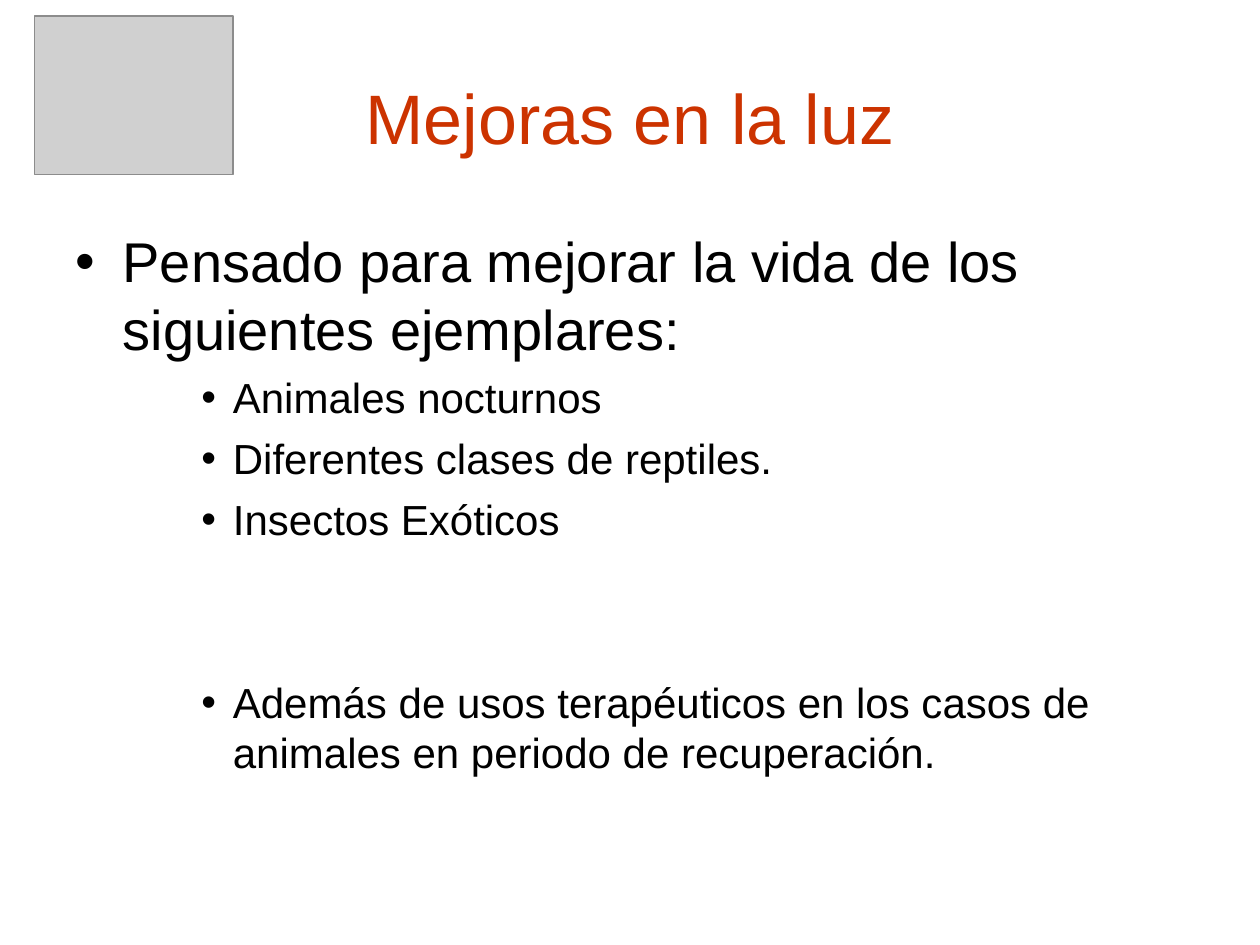
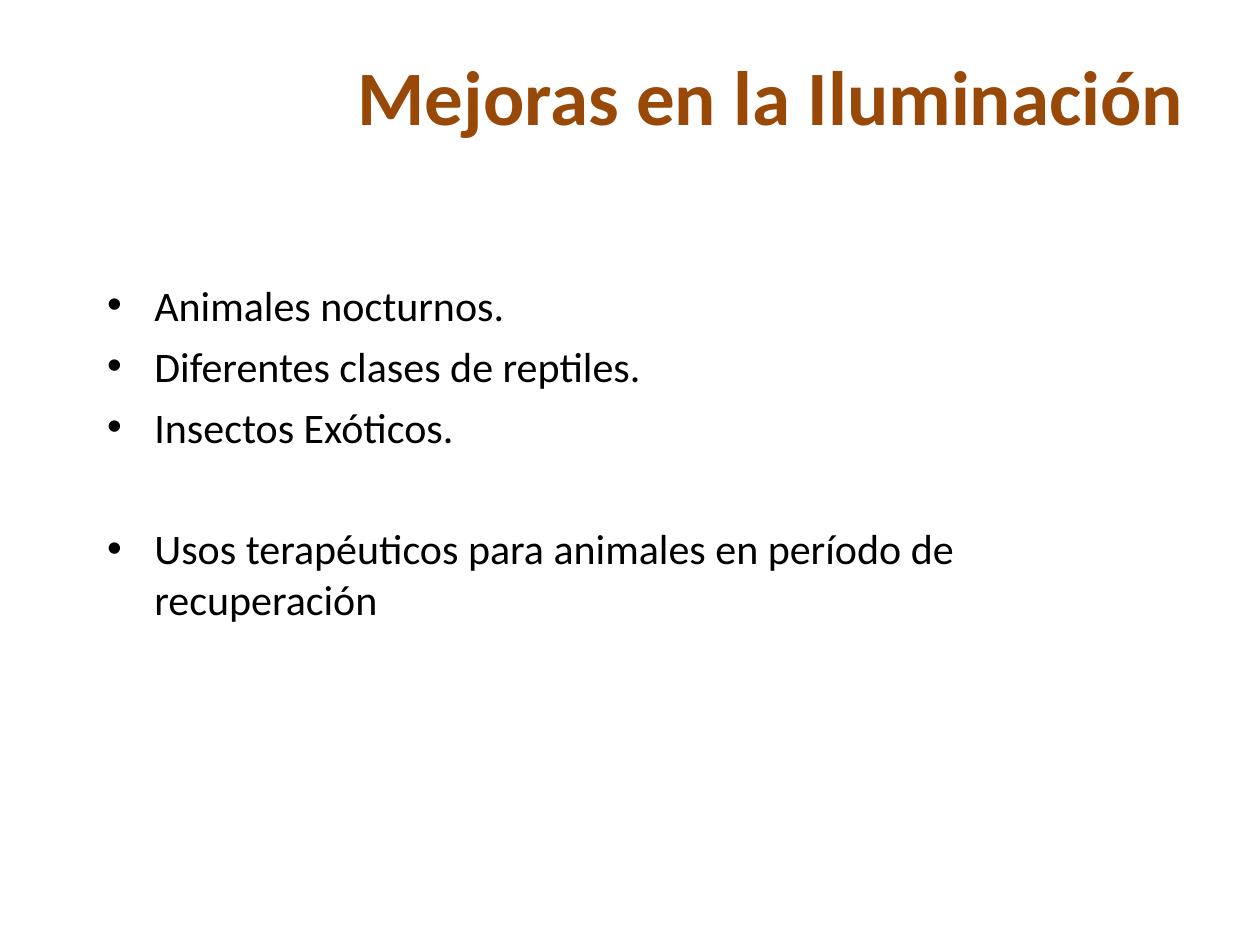
Before and after one commit to skiel85/taller-desarrollo-proyectos-i, a slide deck: slide 20 of Presentaciones/Demo Gerencial.ppt (slide 14 before the commit). Drawn at 1260x945 pixels with LibreOffice and Linux fonts; fonts in the diff are those of the drawing; grey boxes stand for pictures; background and template pictures are left out. Boxes give left, top, right and bottom in pixels: in the first picture for what was removed or moved away, otherwise in the second. Text is boxed around its words. In the diff, an @@ line names an element or a change of style, - is before the commit and + after.

```diff
--- a/Presentaciones/Demo Gerencial.ppt
+++ b/Presentaciones/Demo Gerencial.ppt
@@ picture removed at <box>34,16,233,175</box> @@
@@ title at <box>357,71,1183,138</box>: text changed; size 40 to 44 pt; font Arial to Calibri; text colour #CC3300 to #984807; bold on @@
-Mejoras en la luz
+Mejoras en la Iluminación
@@ text "Animales nocturnos.": place and size @@
-text "Animales nocturnos." at <box>123,241,1090,777</box>
+text "Animales nocturnos." at <box>154,291,954,622</box>
@@ text at <box>154,291,504,322</box>: text changed; size 32 to 24 pt; font Arial to Calibri @@
-• Pensado para mejorar la vida de los siguientes ejemplares:
-    • Animales nocturnos
+  • Animales nocturnos.
@@ text at <box>154,352,641,389</box>: font Arial to Calibri in "Diferentes clases de reptiles."; indent changed @@
@@ text at <box>154,414,954,622</box>: text changed; font Arial to Calibri @@
-    • Insectos Exóticos
-    • Además de usos terapéuticos en los casos de animales en periodo de recuperación.
+    • Insectos Exóticos.
+    • Usos terapéuticos para animales en período de recuperación
```
Also in this commit, not shown: 13 other slides changed, 10 slides added, 4 slides removed.
